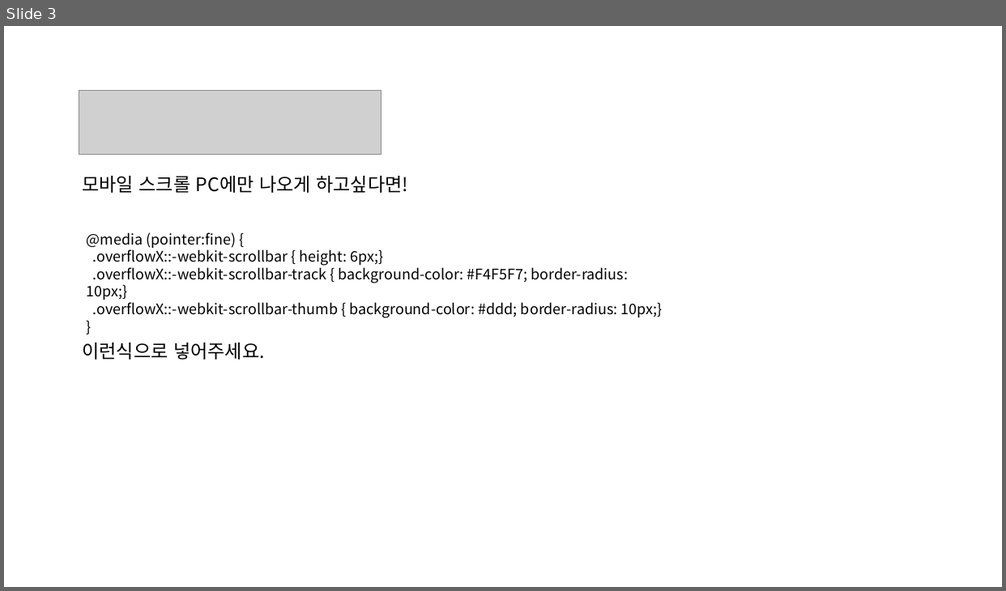
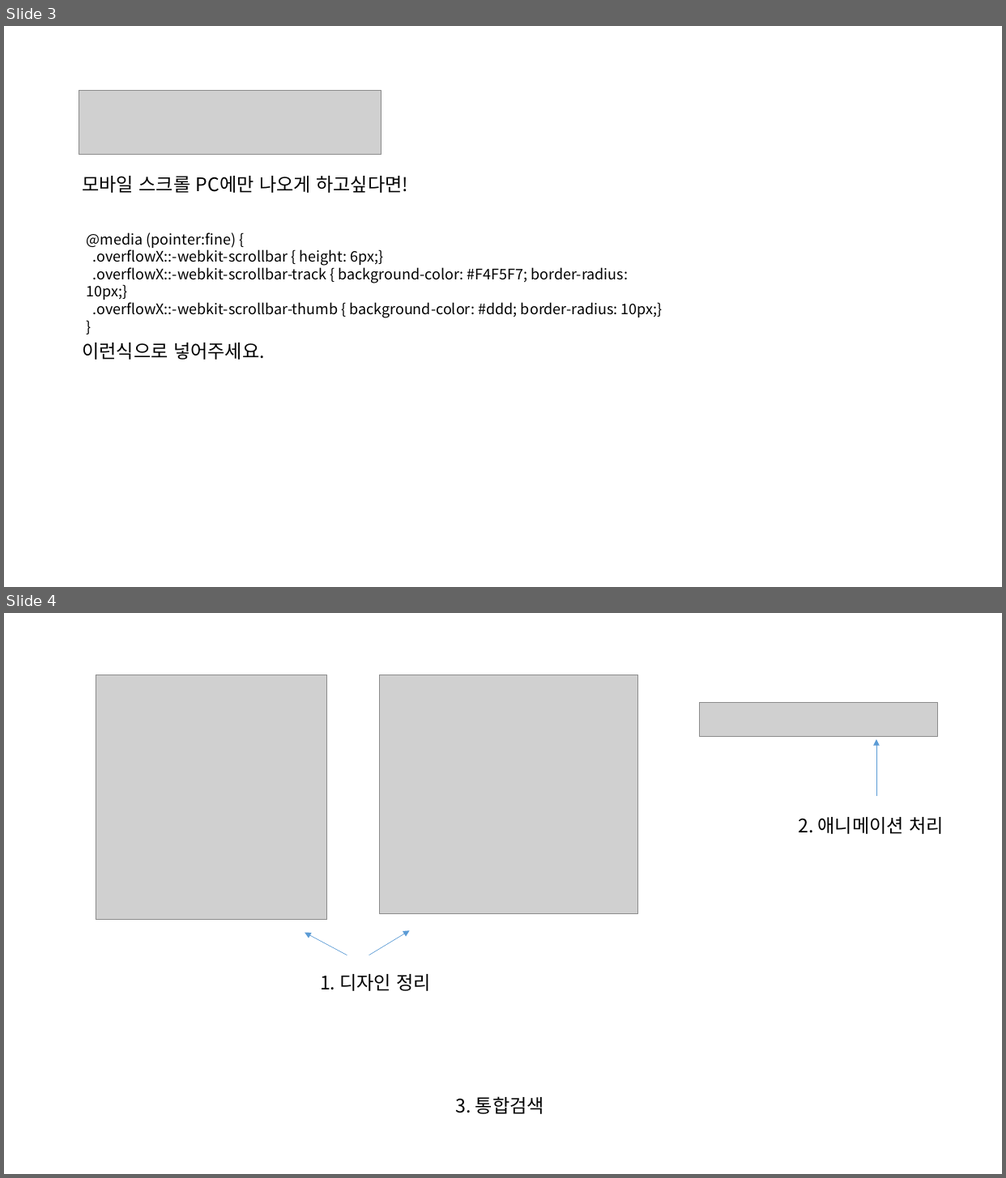
Before and after one commit to jeoungGyy/sejong, a slide deck: ppt/05-11.pptx. Shown one above the other, each under a label of ours: slide 3 before the commit, slides 3 and 4 after it. The pictures are 1006x591 and 1006x1178 pixels, drawn with LibreOffice and Linux fonts; fonts in the diff are those of the drawing; grey boxes stand for pictures. Boxes give left, top, right and bottom in pixels: in the first picture for what was removed or moved away, otherwise in the second. Text is boxed around its words. In the diff, an @@ line names an element or a change of style, - is before the commit and + after.

```diff
--- a/ppt/05-11.pptx
+++ b/ppt/05-11.pptx
@@ slide 4 added at bbox=[4, 613, 1002, 1174], background #FFFFFF @@
@@ picture added at bbox=[96, 675, 326, 920] @@
@@ picture added at bbox=[380, 675, 638, 914] @@
@@ picture added at bbox=[701, 703, 938, 736] @@
@@ arrow added from (877, 796) to (877, 739), #5B9BD5 0.5 pt @@
@@ text added at bbox=[798, 817, 944, 834], 18 pt, text #000000 @@
+2. 애니메이션 처리
@@ arrow added from (347, 955) to (305, 933), #5B9BD5 0.5 pt @@
@@ arrow added from (369, 955) to (410, 931), #5B9BD5 0.5 pt @@
@@ text added at bbox=[320, 974, 432, 991], 18 pt, text #000000 @@
+1. 디자인 정리
@@ text added at bbox=[455, 1097, 544, 1114], 18 pt, text #000000 @@
+3. 통합검색
```
Also in this commit, not shown: 1 other file.
